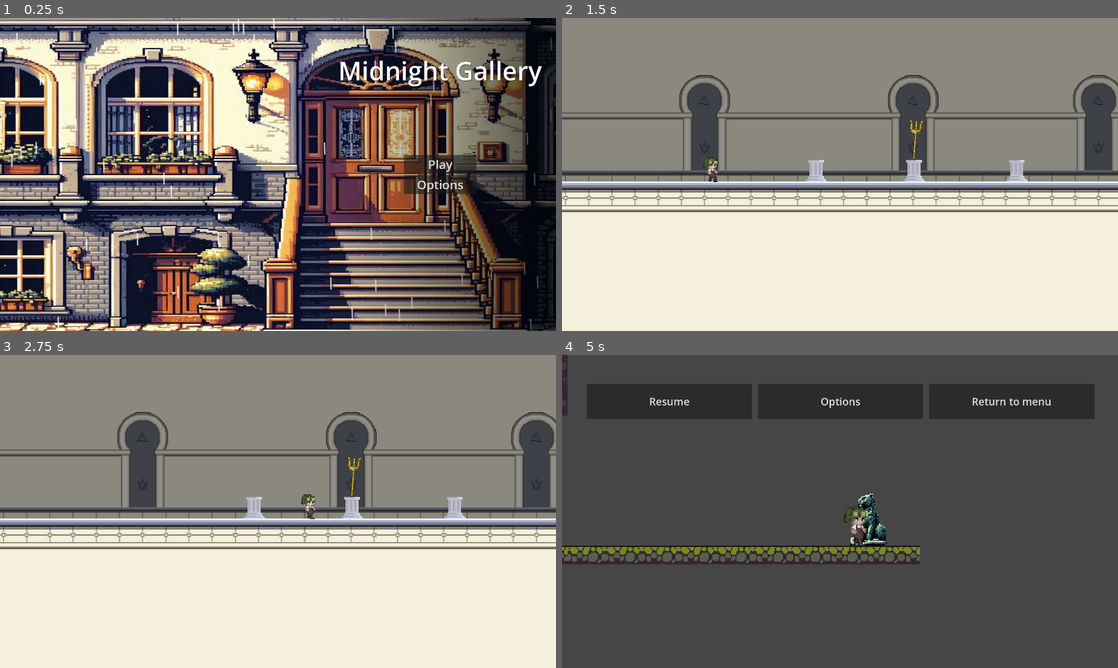
Above: before the commit, frames 1-4 (two rows, left to right).
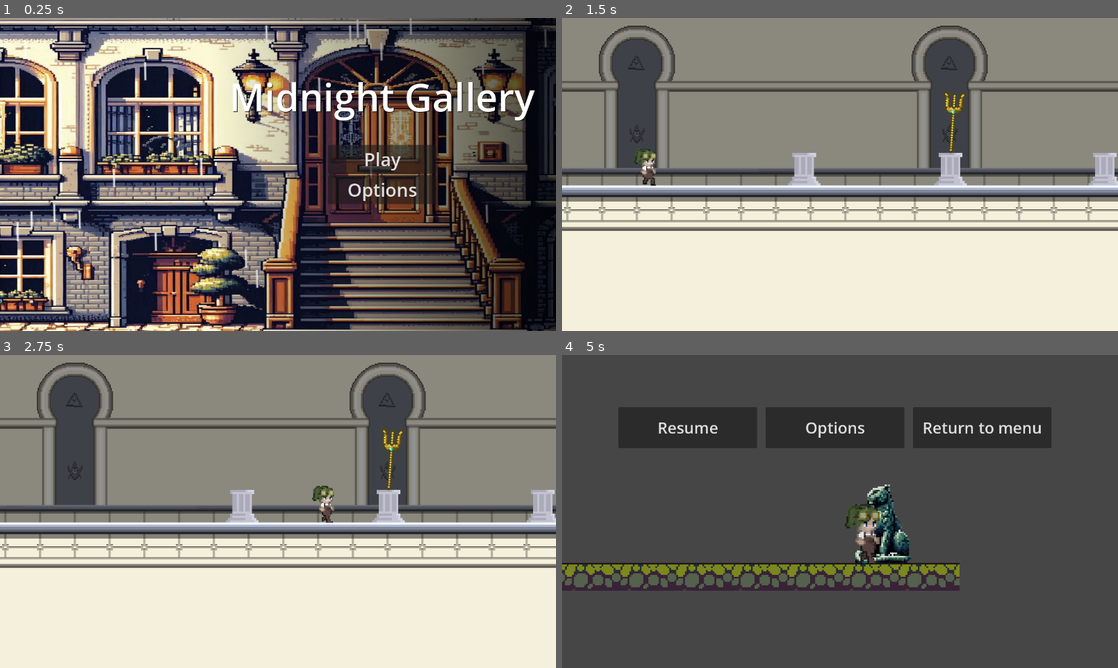
Above: after the commit, the same moments.

Repository: IES-Rafael-Alberti/GameOff2024KarambitStudios
Game: Godot game, scene res://Scenes/main_menu.tscn
Two runs of this game, one before a commit and one after it. Both use one fixed random seed, a clock stepped at 60 frames per second and the inputs below. The engine's default icon, where the game draws it, is replaced by a stand-in: a white triangle on a blue panel in a dark square.
Inputs (mouse positions are in pixels of both pictures, inside the frame that each line leads up to):
- Up to frame 1 (0.25 s): no input
- Up to frame 2 (1.5 s): click "Play" at 0.5 s; move the mouse to (962, 158) at 1.27 s; hold D (Move_right) from 1.28 s (still down); tap E (Action) at 1.35 s
- Up to frame 3 (2.75 s): keep holding D (Move_right); tap Space (Jump) at 1.52, 2.27 s; move the mouse to (166, 527) at 2.02 s; tap Shift (Dash) at 2.1 s
- Up to frame 4 (5 s): move the mouse to (895, 442) at 2.77 s; release D (Move_right) at 2.78 s; hold A (Move_left) 2.78-3.53 s; right-click (895, 442) at 2.85 s; move the mouse to (812, 574) at 3.52 s; hold D (Move_right) from 3.53 s (still down); tap E (Action) at 3.6 s; tap Space (Jump) at 3.77, 4.52 s; move the mouse to (1006, 558) at 4.27 s; tap Shift (Dash) at 4.35 s; tap Escape (Pause) at 4.9 s

The runs differ from the first frame. In frame 1, 21% of the frame differs, in the area x 0-100%, y 0-100%; in frame 2, 27%; in frame 3, 27%, in the area x 0-100%, y 2-68%; in frame 4, 25%.

Commit message:
Cambiada la resolucion a 720

Diff:
--- a/Scenes/pause_menu.tscn
+++ b/Scenes/pause_menu.tscn
@@ -15,23 +15,24 @@
 script = ExtResource("1_alub3")
 
 [node name="Panel" type="Panel" parent="."]
-layout_mode = 0
-offset_right = 1920.0
-offset_bottom = 1080.0
+layout_mode = 1
+anchors_preset = 15
+anchor_right = 1.0
+anchor_bottom = 1.0
+grow_horizontal = 2
+grow_vertical = 2
 theme_override_styles/panel = SubResource("StyleBoxFlat_y6shs")
 
 [node name="HBoxContainer" type="HBoxContainer" parent="Panel"]
 layout_mode = 1
-anchors_preset = 14
-anchor_top = 0.5
-anchor_right = 1.0
-anchor_bottom = 0.5
-offset_left = 85.0
-offset_top = -440.0
-offset_right = -81.0
-offset_bottom = -319.0
+anchors_preset = 5
+anchor_left = 0.5
+anchor_right = 0.5
+offset_left = -510.0
+offset_top = 120.0
+offset_right = 487.0
+offset_bottom = 214.0
 grow_horizontal = 2
-grow_vertical = 2
 theme_override_constants/separation = 20
 
 [node name="Resume" type="Button" parent="Panel/HBoxContainer"]
--- a/Scenes/player.tscn
+++ b/Scenes/player.tscn
@@ -912,6 +912,7 @@
 sprite_frames = SubResource("SpriteFrames_ek8rt")
 animation = &"walk"
 autoplay = "idle"
+frame = 1
 
 [node name="Tecla" type="Sprite2D" parent="."]
 texture_filter = 1
--- a/Shaders/Flash.gdshader
+++ /dev/null
@@ -1,19 +0,0 @@
-shader_type canvas_item;
-
-uniform vec2 light_position : hint_range(0.0, 1.0); // Posición de la linterna en UV (0-1)
-uniform float light_radius : hint_range(0.0, 1.0) = 0.3; // Radio de la linterna
-uniform float light_intensity : hint_range(0.0, 10.0) = 5.0; // Intensidad de la luz
-
-void fragment() {
-    // Coordenadas UV del fragmento actual
-    vec2 uv = FRAGCOORD.xy / SCREEN_PIXEL_SIZE;
-
-    // Distancia desde el centro de la linterna a cada fragmento
-    float distance = length(uv - light_position);
-
-    // Calcular la intensidad de la luz en función de la distancia
-    float light = smoothstep(light_radius, 0.0, distance) * light_intensity;
-
-    // Aplica la iluminación al color original del fondo
-    COLOR = texture(TEXTURE, UV) * vec4(light, light, light, 1.0);
-}
--- a/project.godot
+++ b/project.godot
@@ -21,8 +21,8 @@
 
 [display]
 
-window/size/viewport_width=1920
-window/size/viewport_height=1080
+window/size/viewport_width=1280
+window/size/viewport_height=720
 window/size/initial_position_type=2
 window/stretch/mode="viewport"
 
